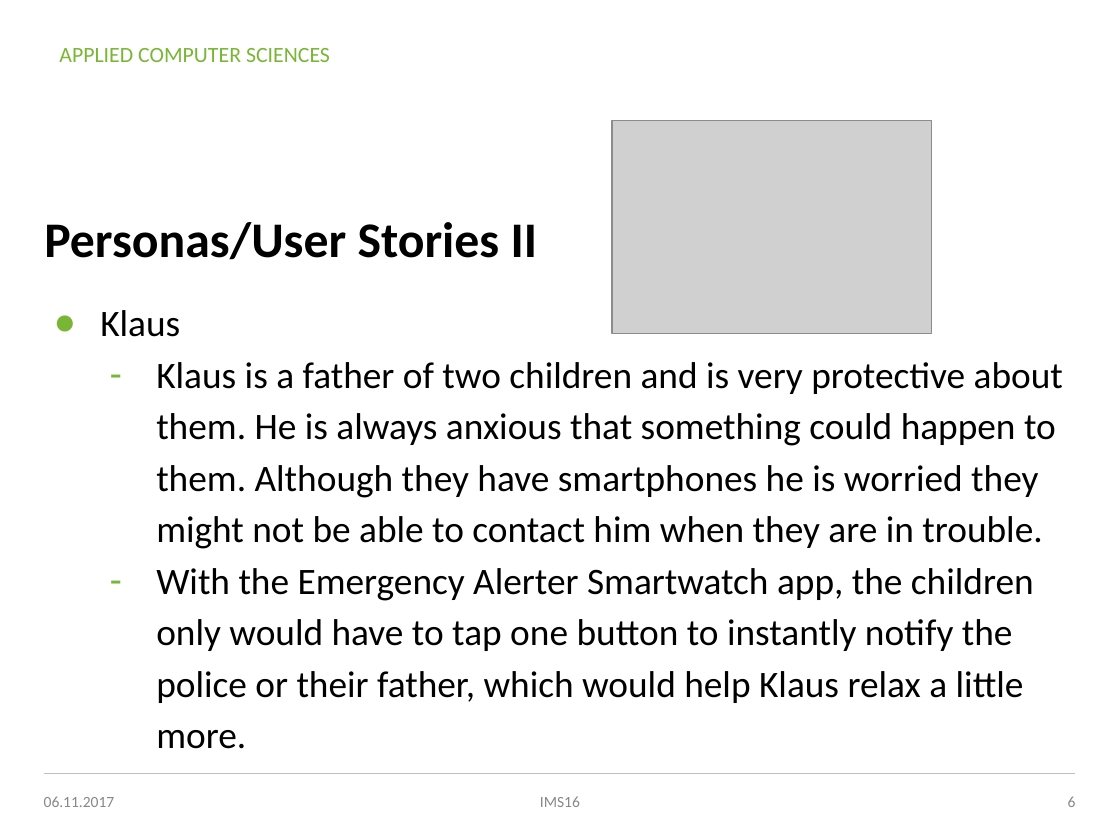
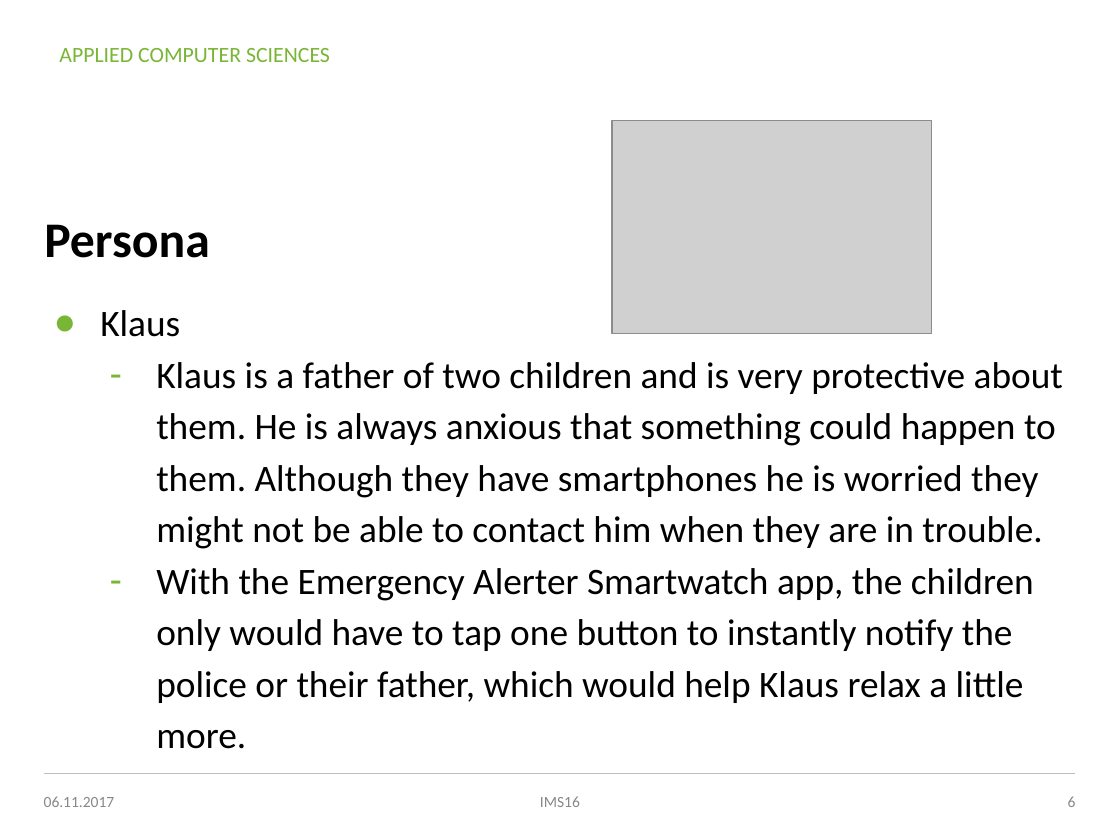
Before and after one commit to MICSTI/emergency-alerter-ios, a slide deck: slide 6 of presentations/01_idea_emergency_alerter.pptx. Drawn at 1120x840 pixels with LibreOffice and Linux fonts; fonts in the diff are those of the drawing; grey boxes stand for pictures; background and template pictures are left out. Boxes give left, top, right and bottom in pixels: in the first picture for what was removed or moved away, otherwise in the second. Text is boxed around its words. In the diff, an @@ line names an element or a change of style, - is before the commit and + after.

Commit message:
Add user stories

```diff
--- a/presentations/01_idea_emergency_alerter.pptx
+++ b/presentations/01_idea_emergency_alerter.pptx
@@ title at <box>44,224,210,258</box>: text changed @@
-Personas/User Stories II
+Persona
```
Also in this commit, not shown: 5 other slides changed, 1 slide added.
